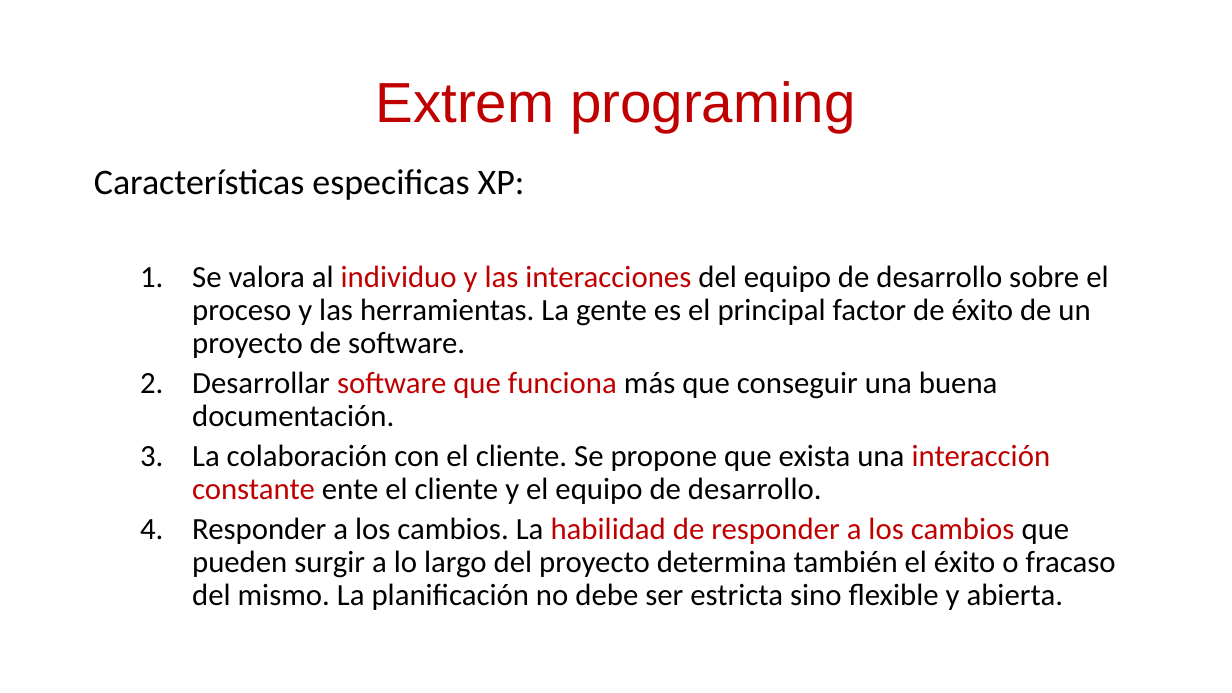
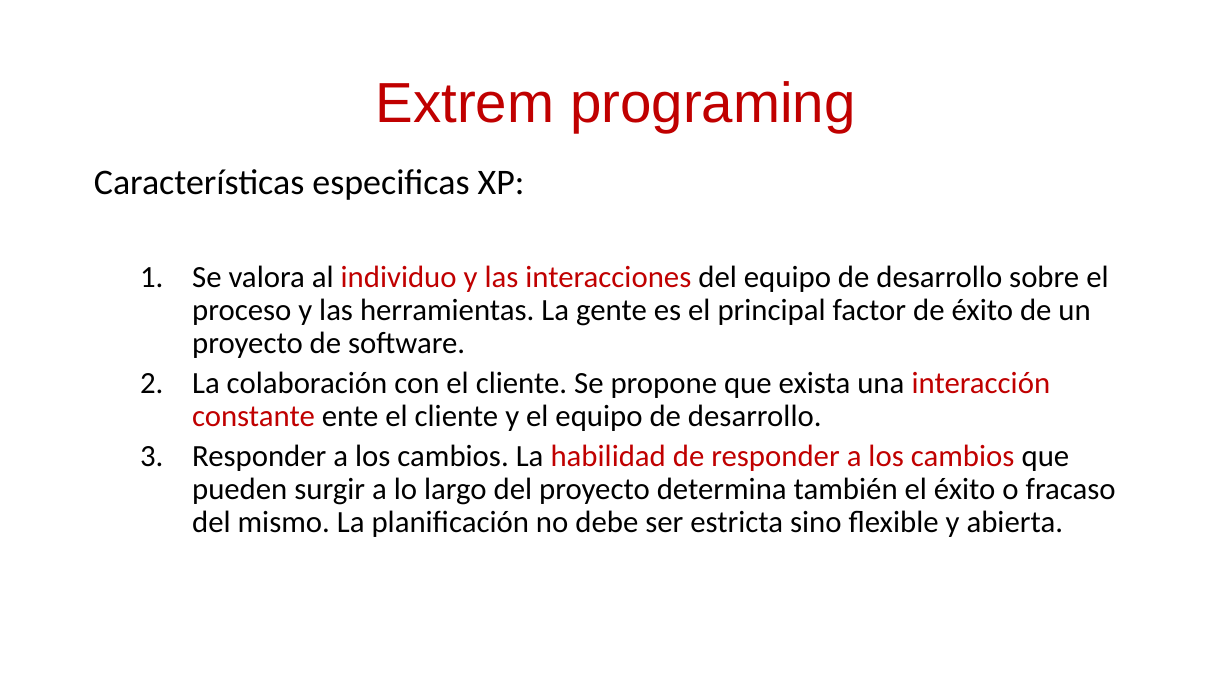
Before and after one commit to daniiel/cursos, a slide deck: slide 13 of Scrum/introduccion a scrum.pptx (slide 14 before the commit). Drawn at 1232x693 pixels with LibreOffice and Linux fonts; fonts in the diff are those of the drawing. Boxes give left, top, right and bottom in pixels: in the first picture for what was removed or moved away, otherwise in the second. Text is boxed around its words. In the diff, an @@ line names an element or a change of style, - is before the commit and + after.

```diff
--- a/Scrum/introduccion a scrum.pptx
+++ b/Scrum/introduccion a scrum.pptx
@@ text at (192, 371, 998, 427): paragraph removed @@
-  2. Desarrollar software que funciona más que conseguir una buena documentación.
```
Also in this commit, not shown: 16 other slides changed, 2 slides removed, 4 other files.
